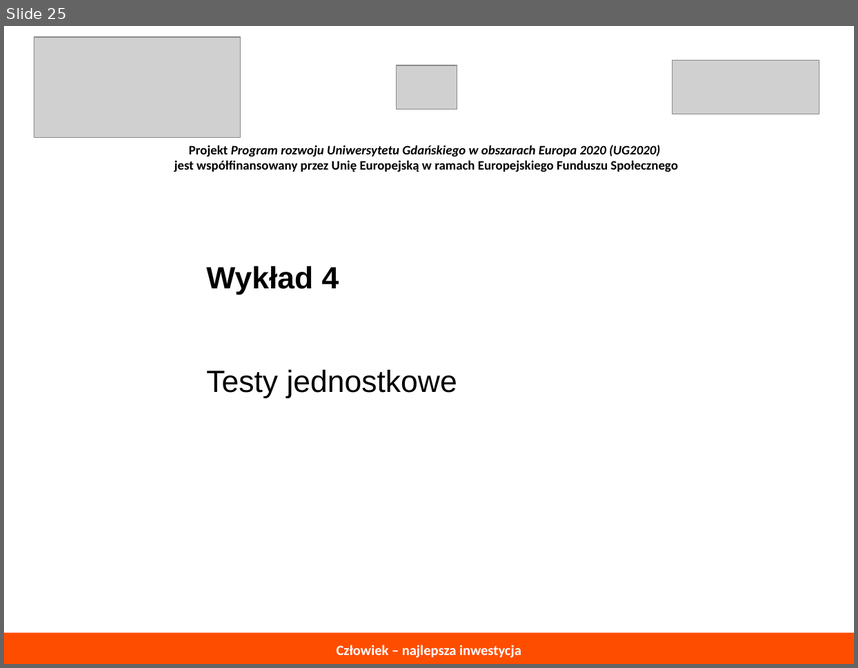
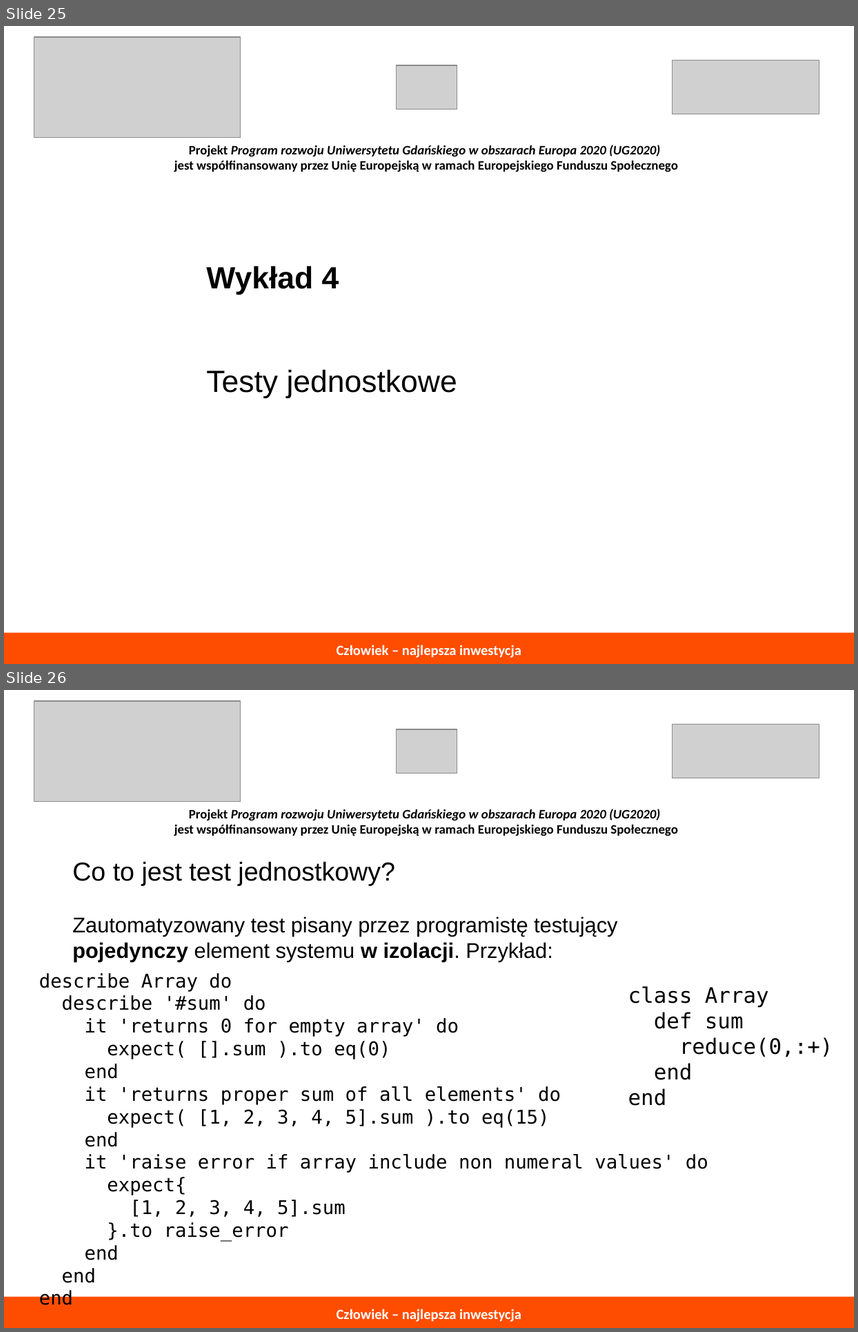
Before and after one commit to ljadanowski/syllabus-testowanie-aplikacji, a slide deck: todo/konspekt_wykladu.odp. Shown one above the other, each under a label of ours: slide 25 before the commit, slides 25 and 26 after it. The pictures are 858x668 and 858x1332 pixels, drawn with LibreOffice and Linux fonts; fonts in the diff are those of the drawing; grey boxes stand for pictures. Boxes give left, top, right and bottom in pixels: in the first picture for what was removed or moved away, otherwise in the second. Text is boxed around its words. In the diff, an @@ line names an element or a change of style, - is before the commit and + after.

```diff
--- a/todo/konspekt_wykladu.odp
+++ b/todo/konspekt_wykladu.odp
@@ slide 26 added at <box>4,690,854,1328</box>, background #FFFFFF @@
@@ group added at <box>34,701,819,836</box>: 3 pictures, 1 text @@
+Projekt Program rozwoju Uniwersytetu Gdańskiego w obszarach Europa 2020 (UG2020)
+jest współfinansowany przez Unię Europejską w ramach Europejskiego Funduszu Społecznego
@@ text added at <box>72,861,617,962</box>, 18 pt, text #000000 @@
+Co to jest test jednostkowy?
+Zautomatyzowany test pisany przez programistę testujący
+pojedynczy element systemu w izolacji. Przykład:
@@ text added at <box>39,973,708,1305</box>, 16 pt, text #000000 @@
+describe Array do
+describe '#sum' do
+it 'returns 0 for empty array' do
+expect( [].sum ).to eq(0)
+end
+it 'returns proper sum of all elements' do
+expect( [1, 2, 3, 4, 5].sum ).to eq(15)
+end
+it 'raise error if array include non numeral values' do
+expect{
+[1, 2, 3, 4, 5].sum
+}.to raise_error
+end
+end
+end
@@ text added at <box>628,986,833,1105</box>, 18 pt, text #000000 @@
+class Array
+def sum
+reduce(0,:+)
+end
+end
@@ rectangle added at <box>4,1296,854,1328</box>, fill #FF4D00, 12 pt, text #FFFFFF, bold @@
+Człowiek – najlepsza inwestycja
```
Also in this commit, not shown: 4 other slides added, 1 other file.
